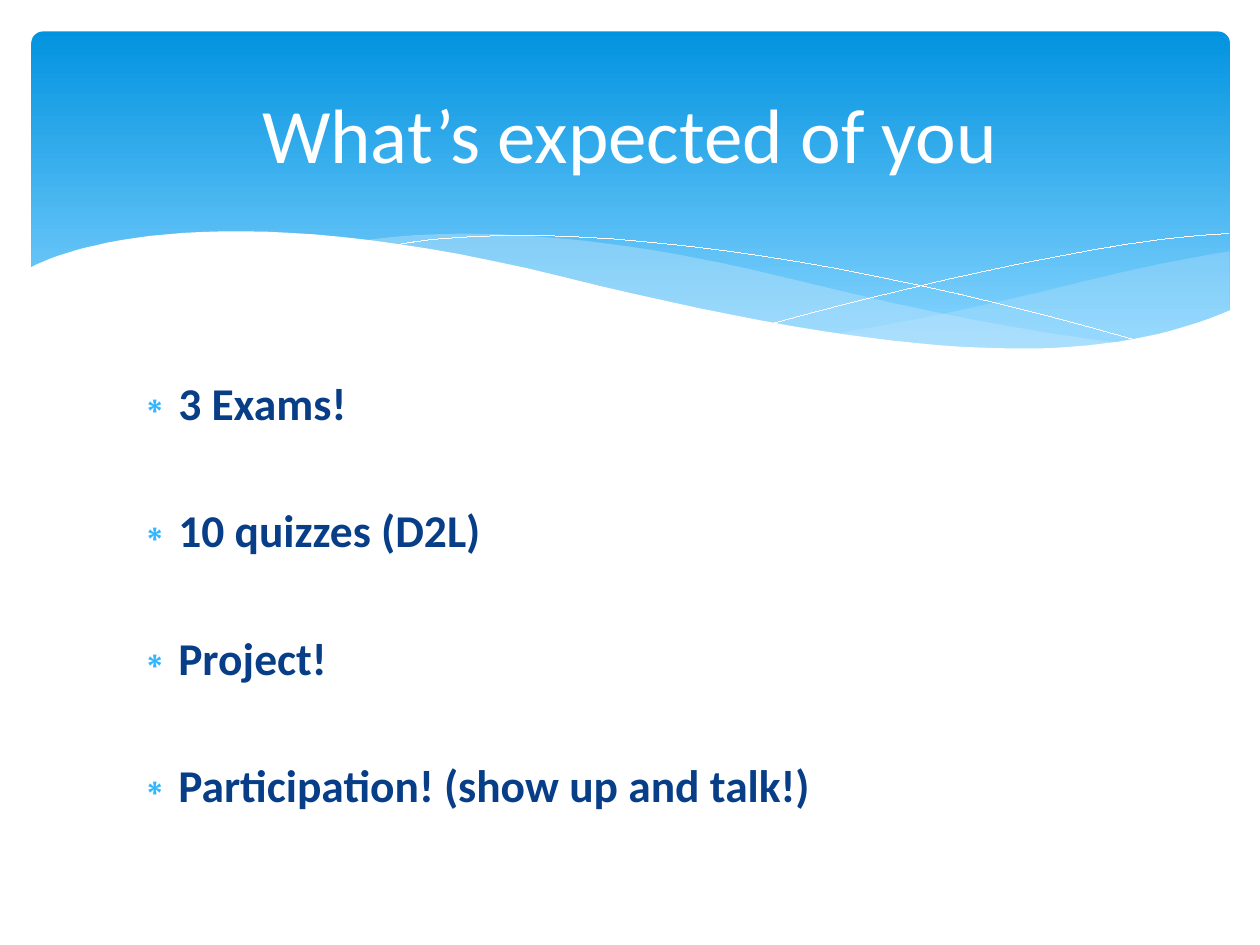
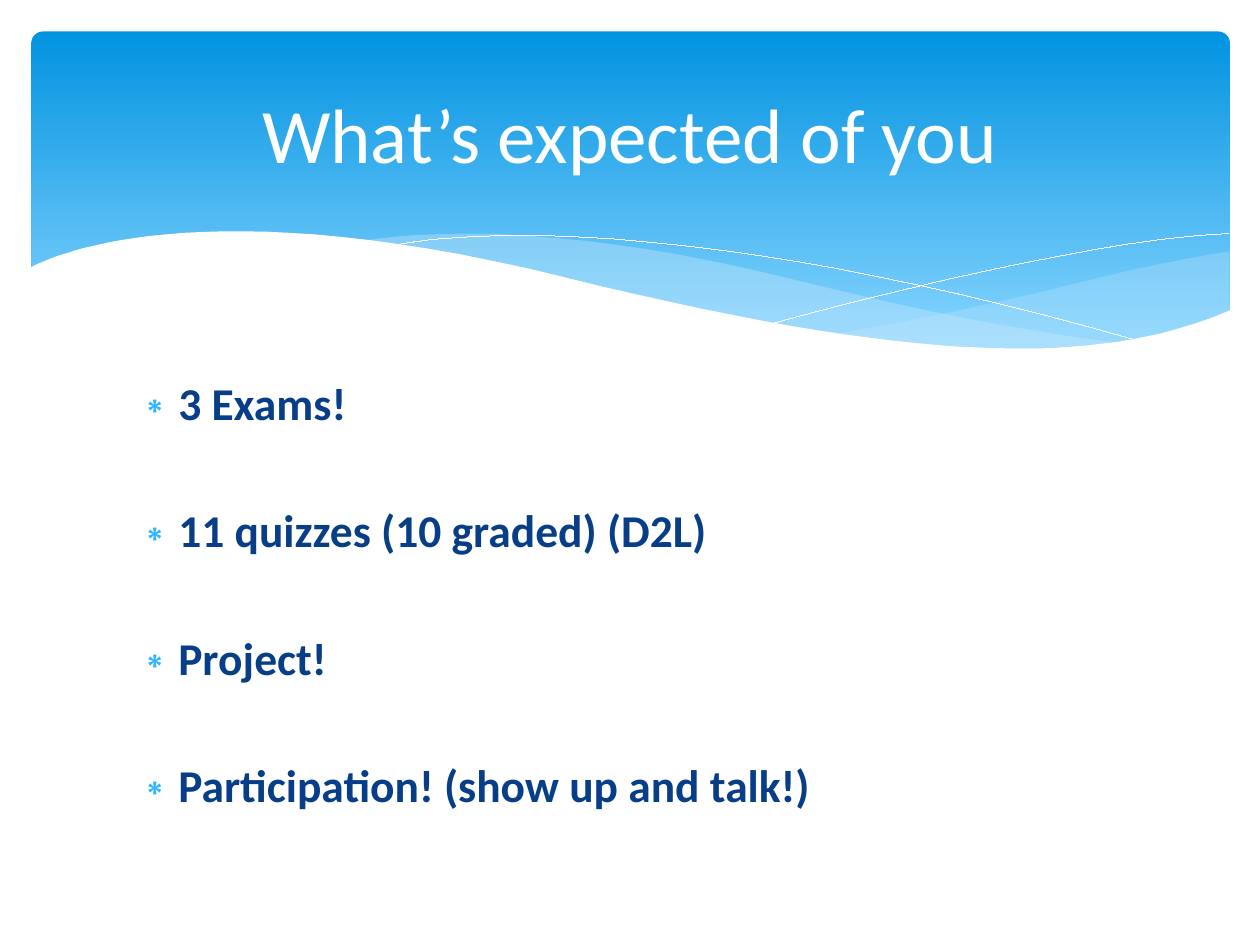
Before and after one commit to npm27/Teaching-Materials, a slide deck: slide 6 of Tests and Eval/Fall 25/Slides/0 First Day Info.pptx. Drawn at 1260x945 pixels with LibreOffice and Linux fonts; fonts in the diff are those of the drawing. Boxes give left, top, right and bottom in pixels: in the first picture for what was removed or moved away, otherwise in the second. Text is boxed around its words. In the diff, an @@ line names an element or a change of style, - is before the commit and + after.

```diff
--- a/Tests and Eval/Fall 25/Slides/0 First Day Info.pptx
+++ b/Tests and Eval/Fall 25/Slides/0 First Day Info.pptx
@@ text at [178,513,706,555]: text changed @@
-∗ 10 quizzes (D2L)
+∗ 11 quizzes (10 graded) (D2L)
```
Also in this commit, not shown: 1 other slide changed, 34 other files.
